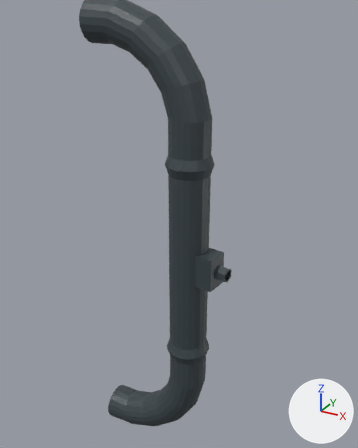
The FBX model Assets/3D models/Pipe_boom.fbx as it was, and as the next commit left it.
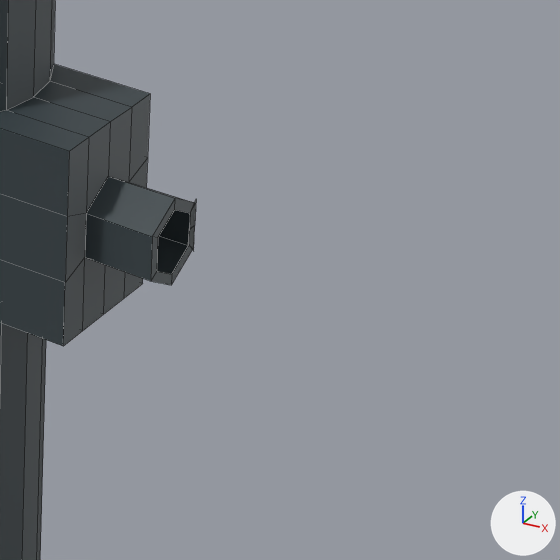
Each version appears first whole from a 50 mm camera at (-13.8, -17.06, 17.65) aimed at (-18.99, -7.62, 12.93), and next in a close-up on the part from 56% to 81% of the width and 53% to 73% of the height. Arrows for +X, +Y and +Z are at lower right; the lights stay in place. The close-ups show mesh edges as thin lines. Where no turn or scale is listed for an object, it has been applied to the vertices.
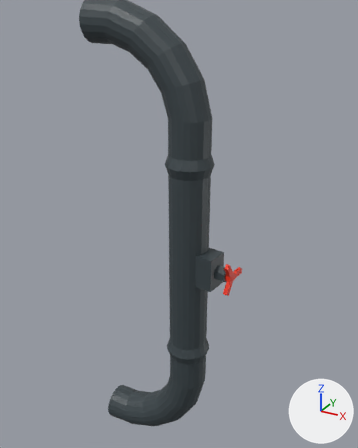
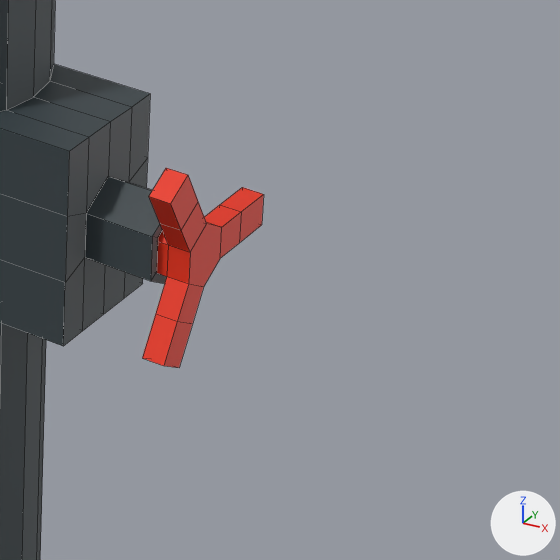
Where the change shows, as pixel boxes (x1, y1, x2, y2) in the close-ups (560 x 560 px):
'Cylinder.005', added (red): after (142, 168, 264, 368)

The change in detail:
Mesh me_cylinder_012 is new.
It has 42 vertices, 37 faces and spans x 1.398..1.688, y -0.476..0.235, z -0.337..0.478.
It uses material mat_main (picture img_lvpgbbal_png).
Object 'Cylinder.005' (ob_cylinder_005) is new; it shows me_cylinder_012.
Its location is (-19.231, -7.341, 11.742).
